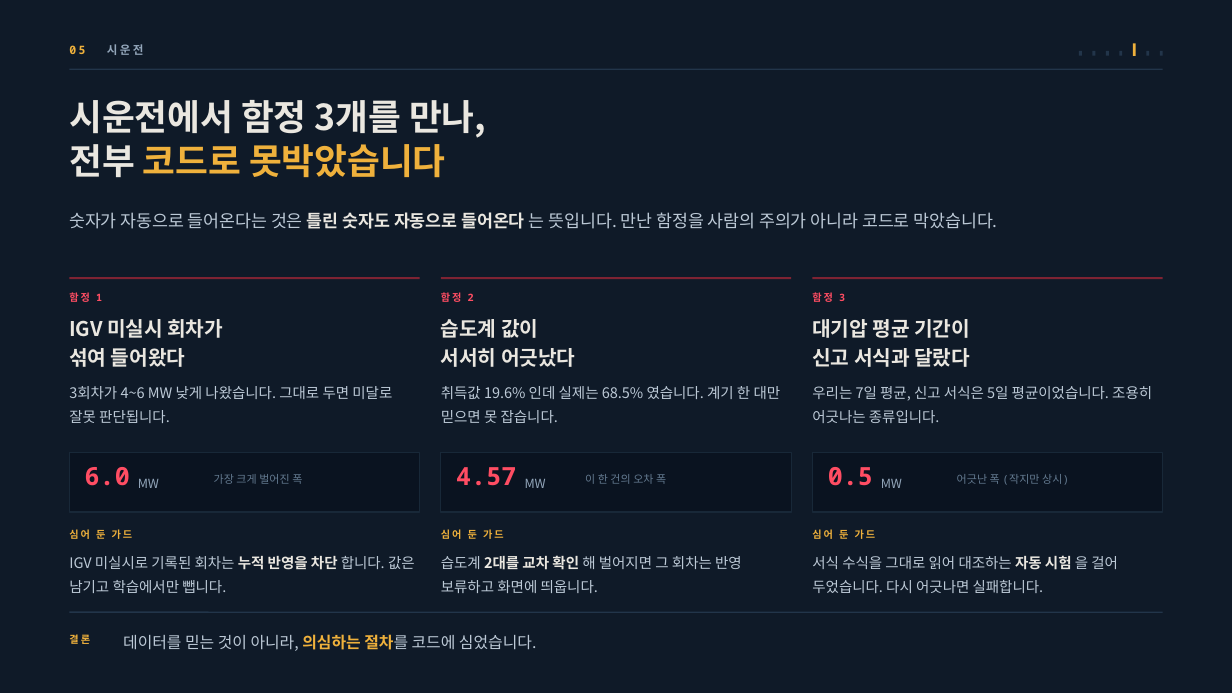
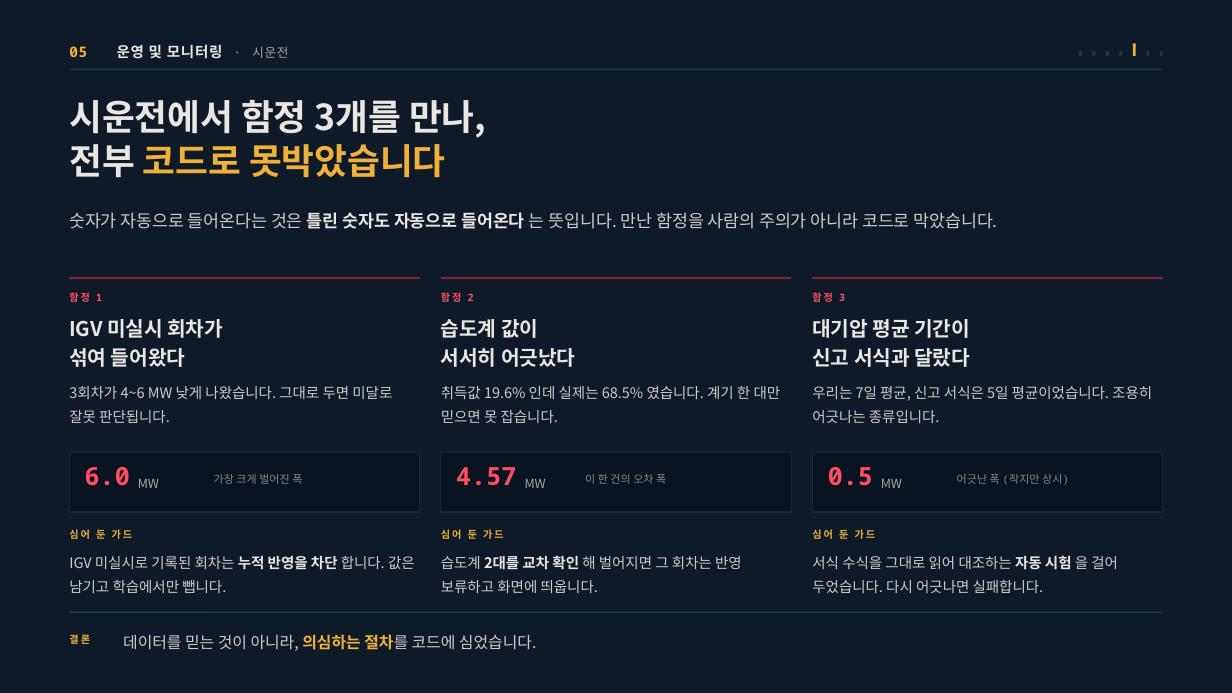
Before and after one commit to jooh-ai/Narae-AI, a slide deck: slide 13 of docs/ppt/위례_공급가능용량_최종발표.pptx (slide 12 before the commit). Drawn at 1232x693 pixels with LibreOffice and Linux fonts; fonts in the diff are those of the drawing. Boxes give left, top, right and bottom in pixels: in the first picture for what was removed or moved away, otherwise in the second. Text is boxed around its words. In the diff, an @@ line names an element or a change of style, - is before the commit and + after.

```diff
--- a/docs/ppt/위례_공급가능용량_최종발표.pptx
+++ b/docs/ppt/위례_공급가능용량_최종발표.pptx
@@ text at bbox=[69, 45, 288, 59]: text changed; size 9 to 11.2 pt; font Noto Sans Mono to Noto Sans CJK KR; text colour #93A6BA to #EAE7E0 @@
-05 시운전
+05 운영 및 모니터링 · 시운전
@@ text "숫자가 자동으로 들어온다는 것은 틀린 ..." at bbox=[69, 212, 998, 229]: text colour #BCC9D6 to #CFCBC2 in "숫자가 자동으로 들어온다는 것은 는 뜻입니다. 만난 ..." @@
@@ text colour #BCC9D6 to #CFCBC2 in 3 elements at bbox=[69, 386, 392, 423], bbox=[441, 386, 781, 423], bbox=[812, 386, 1152, 423] @@
@@ text colour #93A6BA to #A9A79F in 3 elements at bbox=[138, 479, 159, 488], bbox=[525, 479, 546, 488], bbox=[881, 479, 902, 488] @@
@@ text colour #63798F to #8A8880 in 3 elements at bbox=[214, 474, 302, 484], bbox=[585, 474, 666, 484], bbox=[957, 474, 1069, 485] @@
@@ text "IGV 미실시로 기록된 회차는 누적 ..." at bbox=[69, 556, 415, 593]: text colour #BCC9D6 to #CFCBC2 in "IGV 미실시로 기록된 회차는 합니다. 값은 남기고 ..." @@
@@ text "습도계 2대를 교차 확인 해 ..." at bbox=[441, 555, 742, 593]: text colour #BCC9D6 to #CFCBC2 in "습도계 해 벌어지면 그 회차는 반영 보류하고 ..." @@
@@ text "서식 수식을 그대로 읽어 대조하는 ..." at bbox=[812, 555, 1118, 593]: text colour #BCC9D6 to #CFCBC2 in "서식 수식을 그대로 읽어 대조하는 을 걸어 ..." @@
@@ text "데이터를 믿는 것이 아니라, 의심하는 ..." at bbox=[123, 634, 536, 651]: text colour #BCC9D6 to #CFCBC2 in "데이터를 믿는 것이 아니라, 절차를 코드에 심었습니다." @@
```
Also in this commit, not shown: 14 other slides changed, 3 slides added, 1 other file.
